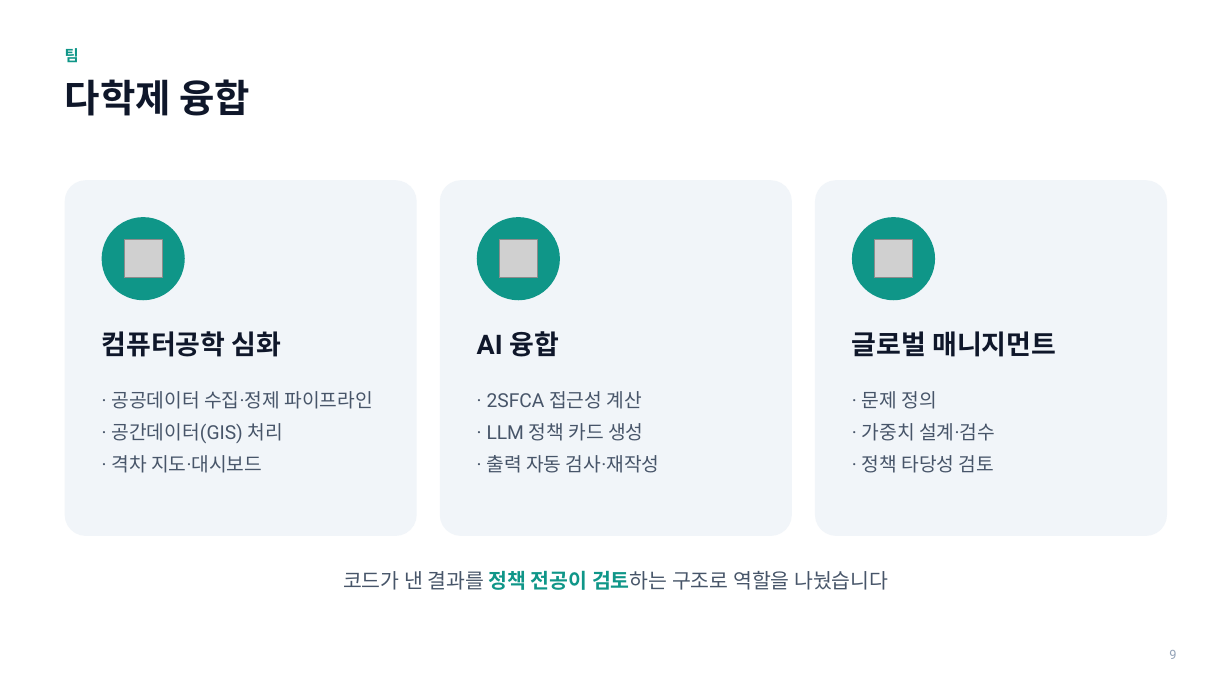
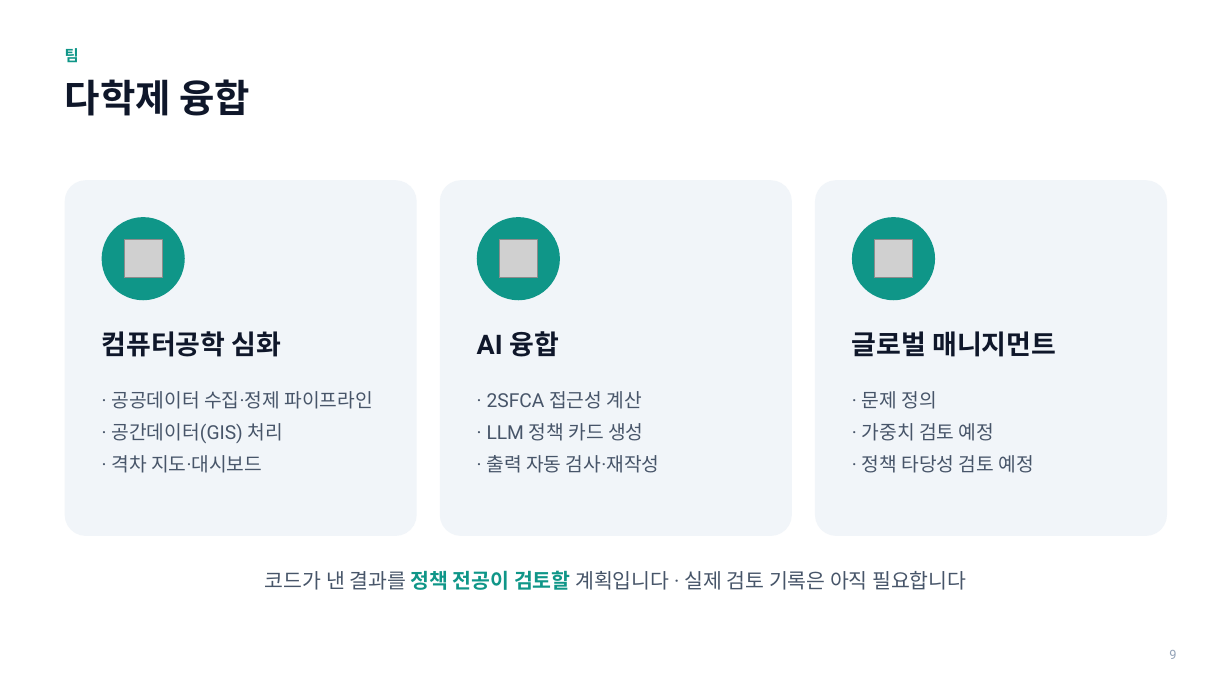
Before and after one commit to yechan-7942/2026_SW_festival, a slide deck: slide 9 of outputs/presentation_final.pptx. Drawn at 1232x693 pixels with LibreOffice and Linux fonts; fonts in the diff are those of the drawing; grey boxes stand for pictures. Boxes give left, top, right and bottom in pixels: in the first picture for what was removed or moved away, otherwise in the second. Text is boxed around its words. In the diff, an @@ line names an element or a change of style, - is before the commit and + after.

```diff
--- a/outputs/presentation_final.pptx
+++ b/outputs/presentation_final.pptx
@@ text at (862,423,1033,473): text changed @@
-· 가중치 설계·검수
-· 정책 타당성 검토
+· 가중치 검토 예정
+· 정책 타당성 검토 예정
@@ text at (265,570,966,590): text changed @@
-코드가 낸 결과를 정책 전공이 검토하는 구조로 역할을 나눴습니다
+코드가 낸 결과를 정책 전공이 검토할 계획입니다 · 실제 검토 기록은 아직 필요합니다
```
Also in this commit, not shown: 3 other slides changed, 27 other files.
